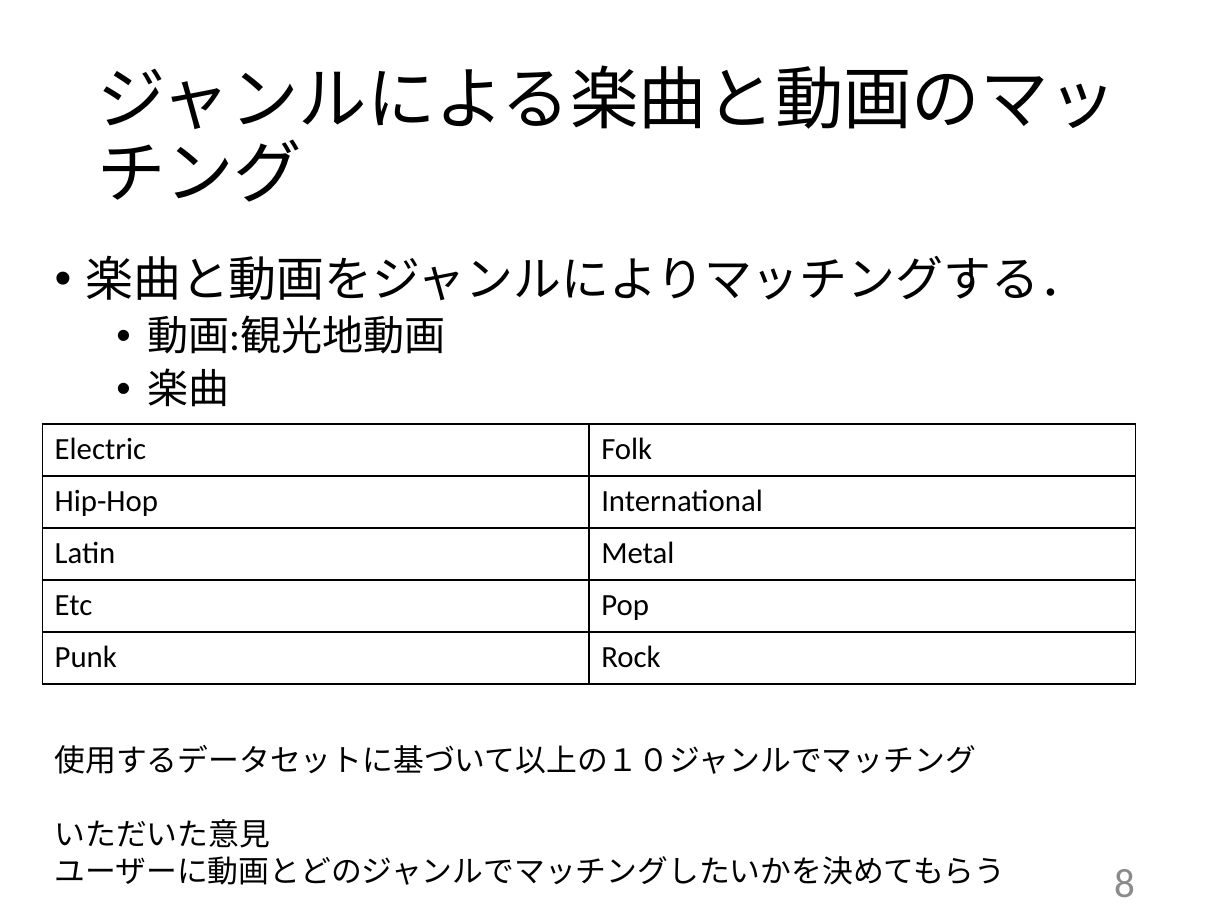
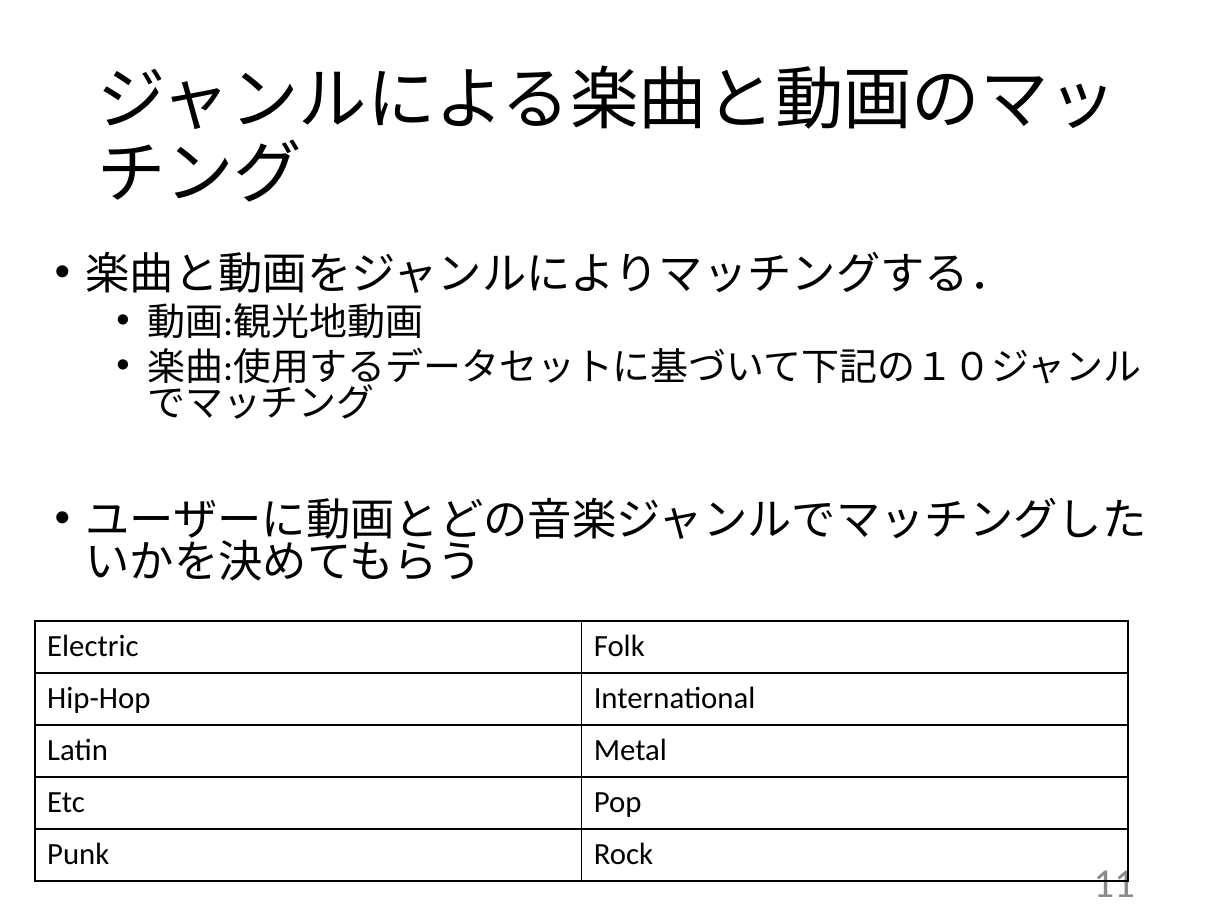
Before and after one commit to kait-takanolab/1821144-yoshii-thesis, a slide deck: slide 11 of 発表用スライド/1821144_yoshii_thesis_ver.pptx (slide 8 before the commit). Drawn at 1232x924 pixels with LibreOffice and Linux fonts; fonts in the diff are those of the drawing. Boxes give left, top, right and bottom in pixels: in the first picture for what was removed or moved away, otherwise in the second. Text is boxed around its words. In the diff, an @@ line names an element or a change of style, - is before the commit and + after.

Commit message:
12/13

```diff
--- a/発表用スライド/1821144_yoshii_thesis_ver.pptx
+++ b/発表用スライド/1821144_yoshii_thesis_ver.pptx
@@ text at [85, 252, 1013, 338]: size 28 to 25.9 pt in "楽曲と動画をジャンルによりマッチングする．"; size 24 to 22.2 pt in "動画:観光地動画"; line spacing 0.9 to 0.8 @@
@@ text at [85, 348, 1146, 581]: text changed; size 24 to 22.2 pt @@
-  • 楽曲
+  • 楽曲:使用するデータセットに基づいて下記の１０ジャンルでマッチング
+• ユーザーに動画とどの音楽ジャンルでマッチングしたいかを決めてもらう
@@ table: place and size @@
-table at [42, 424, 1136, 684]
+table at [34, 621, 1129, 881]
@@ text removed at [54, 745, 1005, 885] @@
-使用するデータセットに基づいて以上の１０ジャンルでマッチング
-いただいた意見
-ユーザーに動画とどのジャンルでマッチングしたいかを決めてもらう
@@ page number at [1093, 863, 1135, 897]: text changed @@
-8
+11
```
Also in this commit, not shown: 2 other slides changed, 2 slides added.
